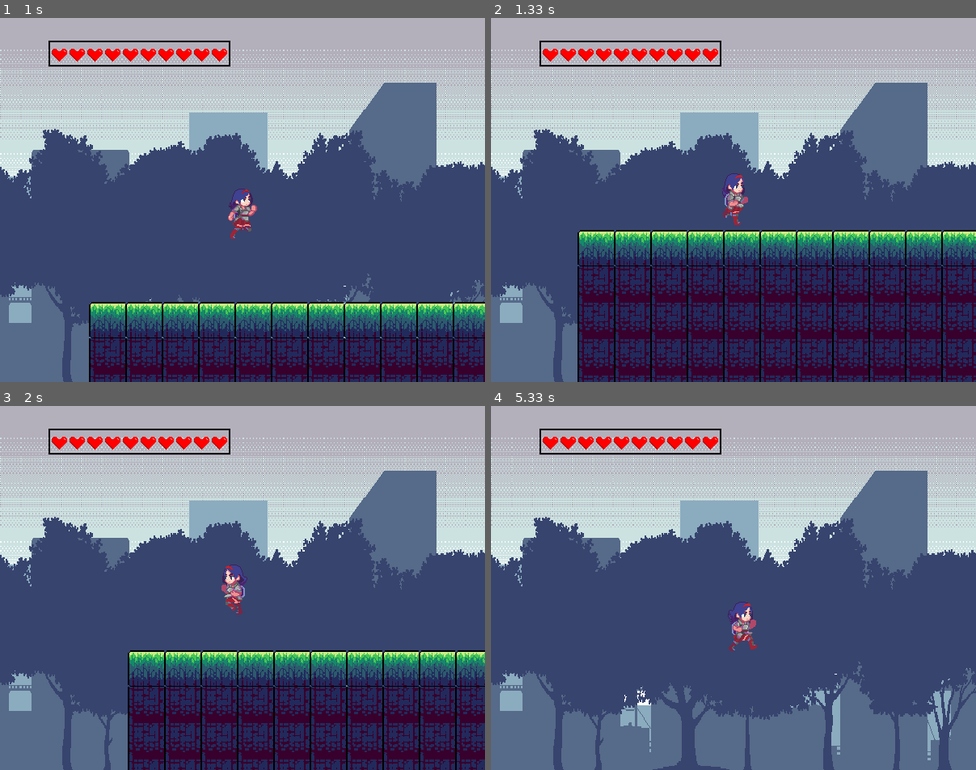
Above: before the commit, frames 1-4 (two rows, left to right).
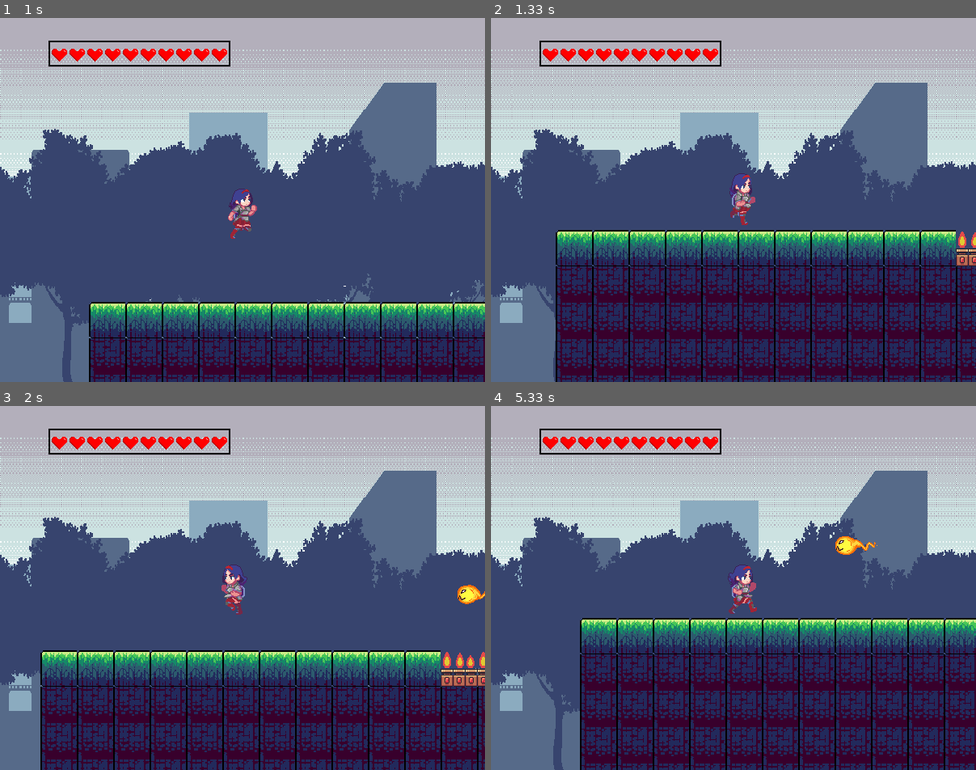
Above: after the commit, the same moments.

Repository: alinaramilevna/pygame-project
Game: pygame game, started from main.py
Two runs of this game, one before a commit and one after it. Both use one fixed random seed, a clock stepped at 60 frames per second and the inputs below.
Inputs:
- Up to frame 1 (1 s): hold Right 0.33-0.8 s; hold Up from 0.83 s (still down)
- Up to frame 2 (1.33 s): release Up at 1.13 s; hold Right from 1.17 s (still down)
- Up to frame 3 (2 s): release Right at 1.63 s; hold Left from 1.67 s (still down)
- Up to frame 4 (5.33 s): release Left at 2.2 s; hold Down 2.23-2.53 s; hold Left 2.57-2.97 s; hold Up 3-3.37 s; hold Right 3.4-4.03 s; hold Left 4.47-4.93 s; hold Right from 4.97 s (still down)

Frame 1 is identical in both runs. In frame 2, 17% of the frame differs, in the area x 13-100%, y 42-100%; in frame 3, 16%; in frame 4, 33%, in the area x 18-100%, y 35-100%.

Commit message:
пофиксила коллизии по х, сделала пересечение по маске

Diff:
--- a/main.py
+++ b/main.py
@@ -190,27 +190,30 @@
                 self.attack()
         self.cur_frame = self.frames[self.status[-1]][self.frames_cnt % len(self.frames[self.status[-1]])]
         self.image = self.cur_frame
-        # self.mask = pygame.mask.from_surface(self.image)
         self.status.append('stand' if self.status[-1][-1] != 'l' else 'stand_l')
 
     def step_right(self):
         old = self.rect.copy()
-        self.rect = self.rect.move(self.vx, 0) if not self.is_jump else self.rect.move(1, 0)
-        if pygame.sprite.spritecollideany(self, walls_group):
-            self.rect = old
-            self.is_jump = False
+        self.rect.x += self.vx
+        for wall in walls_group:
+            if pygame.sprite.collide_mask(self, wall):
+                self.rect = old
+                self.is_jump = False
+                return
 
     def step_left(self):
         old = self.rect.copy()
-        self.rect = self.rect.move(-self.vx, 0) if not self.is_jump else self.rect.move(-1, 0)
-        if pygame.sprite.spritecollideany(self, walls_group):
-            self.rect = old
-            self.is_jump = False
+        self.rect.x -= self.vx
+        for wall in walls_group:
+            if pygame.sprite.collide_mask(self, wall):
+                self.rect = old
+                self.is_jump = False
+                return
 
     def go_down_the_ladder(self):
         old = self.rect.copy()
         if pygame.sprite.spritecollideany(self, ladders_group):
-            self.rect.y = self.rect.move(0, self.vy)
+            self.rect = self.rect.move(0, self.vy)
             if pygame.sprite.spritecollideany(self, walls_group):
                 self.rect = old
 
